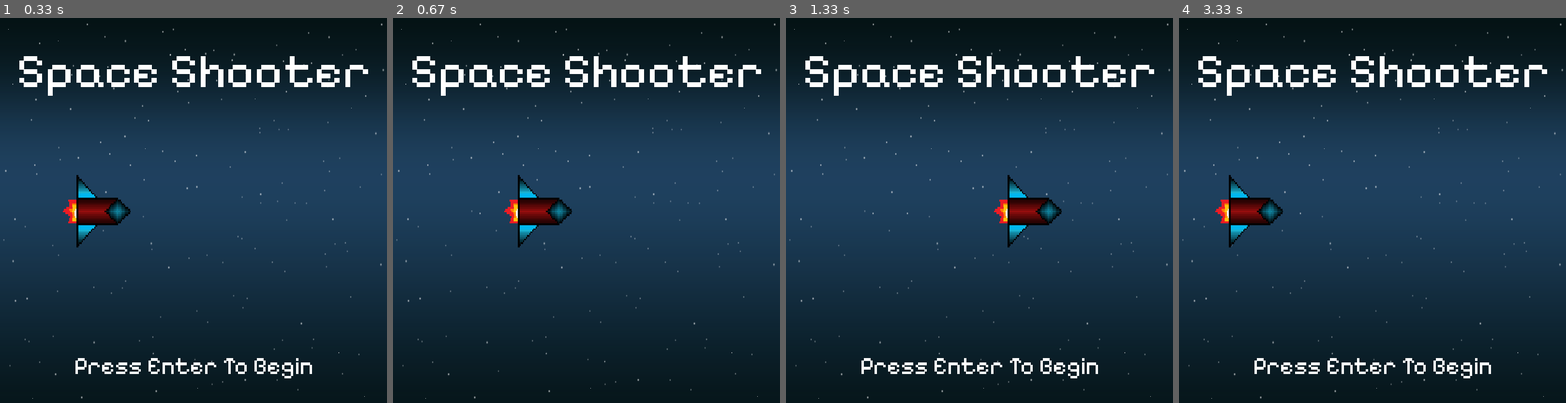
Above: before the commit, frames 1-4 (left to right).
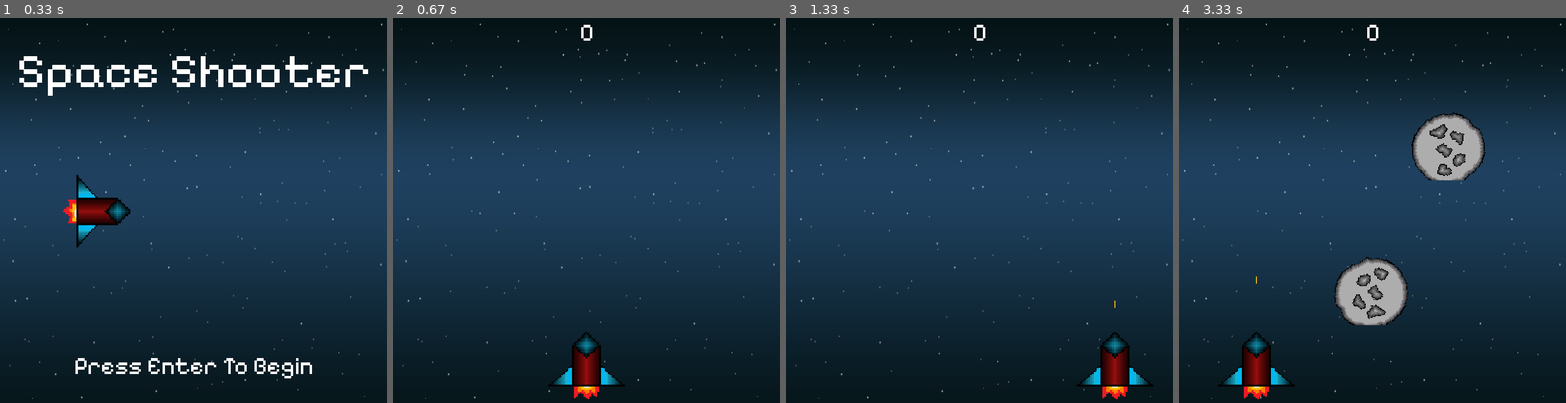
Above: after the commit, the same moments.

Repository: lolguy118/Pygame_Space_Shooter
Game: pygame game, started from code/states.py
Two runs of this game, one before a commit and one after it. Both use one fixed random seed, a clock stepped at 60 frames per second and the inputs below.
Inputs:
- Up to frame 1 (0.33 s): no input
- Up to frame 2 (0.67 s): tap Enter at 0.33 s
- Up to frame 3 (1.33 s): hold Right 0.67-1.13 s; hold Up from 1.17 s (still down)
- Up to frame 4 (3.33 s): release Up at 1.47 s; hold Right 1.5-1.97 s; hold Left 2-2.53 s; hold Left 2.57-2.97 s; hold Up from 3 s (still down)

Frame 1 is identical in both runs. In frame 2, 5.0% of the frame differs, in the area x 5-96%, y 1-99%; in frame 3, 5.8%; in frame 4, 11%.

Commit message:
finished

Diff:
--- a/code/enemy_class.py
+++ b/code/enemy_class.py
@@ -10,14 +10,36 @@
             "assets//enemy_spaceship//enemy_spaceship_fly_0.png",
             "assets//enemy_spaceship//enemy_spaceship_fly_1.png",
         ],
-        "asteroid": sorted(
-            listdir("assets/astroid"), key=lambda f: int(f.split("_")[-1].split(".")[0])
-        ),
+        "astroid" : [
+    "assets//astroid//astroid_spin_0.png",
+    "assets//astroid//astroid_spin_1.png",
+    "assets//astroid//astroid_spin_2.png",
+    "assets//astroid//astroid_spin_3.png",
+    "assets//astroid//astroid_spin_4.png",
+    "assets//astroid//astroid_spin_5.png",
+    "assets//astroid//astroid_spin_6.png",
+    "assets//astroid//astroid_spin_7.png",
+    "assets//astroid//astroid_spin_8.png",
+    "assets//astroid//astroid_spin_9.png",
+    "assets//astroid//astroid_spin_10.png",
+    "assets//astroid//astroid_spin_11.png",
+    "assets//astroid//astroid_spin_12.png",
+    "assets//astroid//astroid_spin_13.png",
+    "assets//astroid//astroid_spin_14.png",
+    "assets//astroid//astroid_spin_15.png",
+    "assets//astroid//astroid_spin_16.png",
+    "assets//astroid//astroid_spin_17.png",
+    "assets//astroid//astroid_spin_18.png",
+    "assets//astroid//astroid_spin_19.png",
+    "assets//astroid//astroid_spin_20.png",
+    "assets//astroid//astroid_spin_21.png"
+    ]
+
     }
 
     def __init__(self) -> None:
         super().__init__()
-        self.type = choice(["spaceship", "asteroid"])
+        self.type = choice(["astroid", "spaceship"])
         self.frames = self.type_to_frames[self.type]
         self.animation_index = 0
 
@@ -29,12 +51,12 @@
         self.rect.top = -100
 
     def animate(self) -> None:
-        self.animation_index += 0.1
-        if int(self.animation_index) > len(self.frames):
+        self.animation_index += 0.5
+        if int(self.animation_index) > len(self.frames) - 1:
             self.animation_index = 0
 
         self.image = pygame.image.load(
-            self.frames[self.animation_index]
+            self.frames[int(self.animation_index)]
         ).convert_alpha()
         self.image = pygame.transform.scale(self.image, (160, 150))
 
--- a/code/explosion_class.py
+++ b/code/explosion_class.py
@@ -14,7 +14,6 @@
         pygame.mixer.init()
         self.explosion_sound = pygame.mixer.Sound("music//explosion.wav")
         pygame.mixer.Sound.play(self.explosion_sound)
-        pygame.mixer.music.stop()
 
         self.image = pygame.transform.scale(
             pygame.image.load(self.frames[self.animation_index]), (160, 150)
@@ -24,12 +23,12 @@
         self.animation_is_over = False
 
     def animate(self) -> None:
-        self.animation_index += 0.1
-        if int(self.animation_index) > len(self.frames):
+        self.animation_index += 0.5
+        if int(self.animation_index) > len(self.frames) - 1:
             self.animation_is_over = True
-            self.animation_index = len(self.frames)
+            self.animation_index = len(self.frames) - 1
         self.image = pygame.transform.scale(
-            pygame.image.load(self.frames[self.animation_index]), (160, 150)
+            pygame.image.load(self.frames[int(self.animation_index)]), (160, 150)
         )
 
     def update(self) -> None:
--- a/code/player_class.py
+++ b/code/player_class.py
@@ -38,18 +38,18 @@
     def movement(self, event_info: EventInfo) -> None:
         keys_pressed = event_info["keys"]
         if keys_pressed[pygame.K_LEFT] and self.rect.left - 5 > 0:
-            self.rect.x -= 5
+            self.rect.x -= 10
         elif keys_pressed[pygame.K_RIGHT] and self.rect.right < 800:
-            self.rect.x += 5
+            self.rect.x += 10
 
     def shoot_laser(self, event_info: EventInfo):
         events = event_info["events"]
         for event in events:
             if event.type == pygame.KEYDOWN:
                 if event.key == pygame.K_UP:
-                    pygame.mixer.Sound.play(self.laser_sound)
-                    pygame.mixer.music.stop()
-                    self.lasers.add(Laser(self.rect.centerx))
+                    if self.lasers.__len__() <= 3:
+                        pygame.mixer.Sound.play(self.laser_sound)
+                        self.lasers.add(Laser(self.rect.centerx))
 
     def update(self, event_info: EventInfo):
         self.animate()
--- a/code/states.py
+++ b/code/states.py
@@ -6,6 +6,7 @@
 from enemy_class import Enemy
 from laser_class import Laser
 from explosion_class import Explosion
+import random
 
 
 class GameState(ABC):
@@ -28,15 +29,22 @@
     def draw(self) -> None:
         pass
 
+
 class TitleScreen(GameState):
     def __init__(self, screen: pygame.Surface) -> None:
         super().__init__(screen)
-        self.title_font = pygame.font.Font("assets//PixelifySans-VariableFont_wght.ttf", 100)
+        self.title_font = pygame.font.Font(
+            "assets//PixelifySans-VariableFont_wght.ttf", 100
+        )
         self.text_surf = self.title_font.render("Space Shooter", False, "white")
         self.text_rect = self.text_surf.get_rect(midtop=(400, 50))
 
-        self.smaller_font = pygame.font.Font("assets//PixelifySans-VariableFont_wght.ttf", 50)
-        self.smaller_text_surf = self.smaller_font.render("Press Enter To Begin", False, "white")
+        self.smaller_font = pygame.font.Font(
+            "assets//PixelifySans-VariableFont_wght.ttf", 50
+        )
+        self.smaller_text_surf = self.smaller_font.render(
+            "Press Enter To Begin", False, "white"
+        )
         self.smaller_text_rect = self.smaller_text_surf.get_rect(midbottom=(400, 750))
         self.text_event = pygame.USEREVENT + 1
         self.text_timer = pygame.time.set_timer(self.text_event, 500)
@@ -47,7 +55,26 @@
         self.background_music = pygame.mixer.music.load("music//title_screen.wav")
         pygame.mixer.music.play(-1)
 
-        self.spaceship_frames = [pygame.transform.scale(pygame.transform.rotate(pygame.image.load("assets//player_spaceship//player_spaceship_fly_0.png"), -90), (150, 150)), pygame.transform.scale(pygame.transform.rotate(pygame.image.load("assets//player_spaceship//player_spaceship_fly_1.png"), -90), (150, 150))]
+        self.spaceship_frames = [
+            pygame.transform.scale(
+                pygame.transform.rotate(
+                    pygame.image.load(
+                        "assets//player_spaceship//player_spaceship_fly_0.png"
+                    ),
+                    -90,
+                ),
+                (150, 150),
+            ),
+            pygame.transform.scale(
+                pygame.transform.rotate(
+                    pygame.image.load(
+                        "assets//player_spaceship//player_spaceship_fly_1.png"
+                    ),
+                    -90,
+                ),
+                (150, 150),
+            ),
+        ]
         self.spaceship_animation_index = 0
         self.spaceship_surf = self.spaceship_frames[self.spaceship_animation_index]
         self.spaceship_rect = self.spaceship_surf.get_rect(midleft=(0, 400))
@@ -68,7 +95,6 @@
                 self.text_is_visible = not self.text_is_visible
             if event.type == pygame.KEYDOWN and event.key == pygame.K_RETURN:
                 self.is_over = True
-                print("over")
 
         self.spaceship_animate()
 
@@ -82,58 +108,140 @@
         if self.text_is_visible:
             self.screen.blit(self.smaller_text_surf, self.smaller_text_rect)
 
+
+
+
 class MainGame(GameState):
     def __init__(self, screen: pygame.Surface) -> None:
         super().__init__(screen)
 
         self.player = Player()
         self.enemies = pygame.sprite.Group()
-
-        self.spawn_rate = 500
-        self.spawn_rate_adjuster = 1
-        self.spawn_enemy_event = pygame.USEREVENT + 1
-        self.spawn_enemy_timer = pygame.time.set_timer(self.spawn_enemy_event, self.spawn_rate)
+        self.explosions = pygame.sprite.Group()
+
+        self.spawn_rate = 1000  # Start with a 1-second spawn rate
+        self.min_spawn_distance = 100  # Minimum distance between enemies
+        self.last_spawn_time = pygame.time.get_ticks()
+
+        pygame.mixer.init()
+
+        self.background_music = pygame.mixer_music.load("music//main_game.wav")
+        pygame.mixer_music.play(-1)
 
         self.score = 0
-    def update_spawn_rate(self):
-        if self.score % 10 == 0:
-            self.spawn_rate_adjuster += 1
-            self.spawn_rate = int(self.spawn_rate / self.spawn_rate_adjuster)
-            self.spawn_enemy_timer = pygame.time.set_timer(self.spawn_enemy_event, self.spawn_rate)
-    def check_if_enemy_went_kaboom_or_made_it_through(self):
-        enemy : Enemy
+        self.score_font = pygame.font.Font(
+            "assets//PixelifySans-VariableFont_wght.ttf", 50
+        )
+        self.score_text_surf = self.score_font.render(str(self.score), False, "white")
+        self.score_text_rect = self.score_text_surf.get_rect(midtop=(400, 0))
+
+    def update_spawn_rate(self) -> None:
+        if self.score % 10 == 0 and self.score > 0:
+            self.spawn_rate = max(300, int(self.spawn_rate * 0.9))  # Reduce spawn rate
+            self.min_spawn_distance = min(200, self.min_spawn_distance + 10)  # Increase minimum distance
+
+    def check_if_enemy_went_kaboom_or_made_it_through(self) -> None:
         for enemy in self.enemies:
             if enemy.rect.bottom >= 800 or enemy.rect.colliderect(self.player.rect):
                 self.is_over = True
                 break
-            laser : Laser
             for laser in self.player.lasers:
                 if laser.rect.colliderect(enemy.rect):
                     laser.kill()
-                    self.enemies.add(Explosion(enemy.rect.center))
+                    self.explosions.add(Explosion(enemy.rect.center))
                     enemy.kill()
                     self.score += 1
+                    self.score_text_surf = self.score_font.render(
+                        str(self.score), False, "white"
+                    )
+                    self.score_text_rect = self.score_text_surf.get_rect(midtop=(400, 0))
                     break
-    def check_to_add_new_enemy(self, event_info : EventInfo):
+
+    def check_to_add_new_enemy(self, event_info: EventInfo) -> None:
+        current_time = pygame.time.get_ticks()
+
+        if current_time - self.last_spawn_time >= self.spawn_rate:
+            new_enemy_x = random.randint(50, 750)  # Random X position
+
+            # Ensure no enemies are too close to the new one
+            for enemy in self.enemies:
+                if abs(new_enemy_x - enemy.rect.x) < self.min_spawn_distance:
+                    return  # Skip spawning this enemy if too close
+
+            self.enemies.add(Enemy())
+            self.last_spawn_time = current_time  # Reset the spawn timer
+
+    def update(self, event_info: EventInfo) -> None:
+        self.player.update(event_info)
+        self.enemies.update()
+        self.explosions.update()
+        self.update_spawn_rate()
+        self.check_if_enemy_went_kaboom_or_made_it_through()
+        self.check_to_add_new_enemy(event_info)
+
+    def next_game_state(self) -> Any:
+        return ResultScreen(self.screen, self.score)
+
+    def draw(self) -> None:
+        self.screen.blit(self.background, (0, 0))
+        self.player.draw(self.screen)
+        self.enemies.draw(self.screen)
+        self.explosions.draw(self.screen)
+        self.screen.blit(self.score_text_surf, self.score_text_rect)
+
+class ResultScreen(GameState):
+    def __init__(self, screen: pygame.Surface, score : int) -> None:
+        super().__init__(screen)
+
+        pygame.mixer.init()
+        self.background_music = pygame.mixer_music.load("music//end_screen.wav")
+        pygame.mixer_music.play(-1)
+
+        self.play_again_font = pygame.font.Font("assets//PixelifySans-VariableFont_wght.ttf", 50)
+        self.play_again_text_surf = self.play_again_font.render(
+            "Press Enter To Play Again", False, "white"
+        )
+        self.play_again_text_rect = self.play_again_text_surf.get_rect(midbottom=(400, 750))
+        self.text_event = pygame.USEREVENT + 1
+        self.text_timer = pygame.time.set_timer(self.text_event, 500)
+        self.text_is_visible = True
+
+        self.title_font = pygame.font.Font("assets//PixelifySans-VariableFont_wght.ttf", 100)
+        self.title_text_surf = self.title_font.render(f"Score: {score}", False, "white")
+        self.title_rect = self.title_text_surf.get_rect(midtop=(400, 50))
+
+    def update(self, event_info : EventInfo):
         for event in event_info["events"]:
-            if event.type == self.spawn_enemy_timer:
-                self.enemies.add(Enemy())
-
-
-
-
-class ResultScreen(GameState):
-    pass
+            if event.type == pygame.KEYDOWN and event.key == pygame.K_RETURN:
+                self.is_over = True
+            elif event.type == self.text_event:
+                self.text_is_visible = not self.text_is_visible
+
+    def next_game_state(self) -> Any:
+        return MainGame(self.screen)
+
+    def draw(self) -> None:
+        self.screen.blit(self.background, (0, 0))
+        self.screen.blit(self.title_text_surf, self.title_rect)
+        if self.text_is_visible:
+            self.screen.blit(self.play_again_text_surf, self.play_again_text_rect)
+
+
+
+
+
 
 pygame.init()
 screen = pygame.display.set_mode((800, 800))
 clock = pygame.time.Clock()
-titlescreen = TitleScreen(screen)
+maingame = TitleScreen(screen)
 while True:
-    eventinfo = {"events" : pygame.event.get()}
-    for event in eventinfo["events"]:
+    event_info = {"events": pygame.event.get(), "keys" : pygame.key.get_pressed()}
+    for event in event_info["events"]:
         if event.type == pygame.QUIT:
             raise SystemExit
-    titlescreen.update(eventinfo)
-    titlescreen.draw()
+    maingame.update(event_info)
+    maingame.draw()
+    if maingame.is_over:
+        maingame = maingame.next_game_state()
     pygame.display.update()
